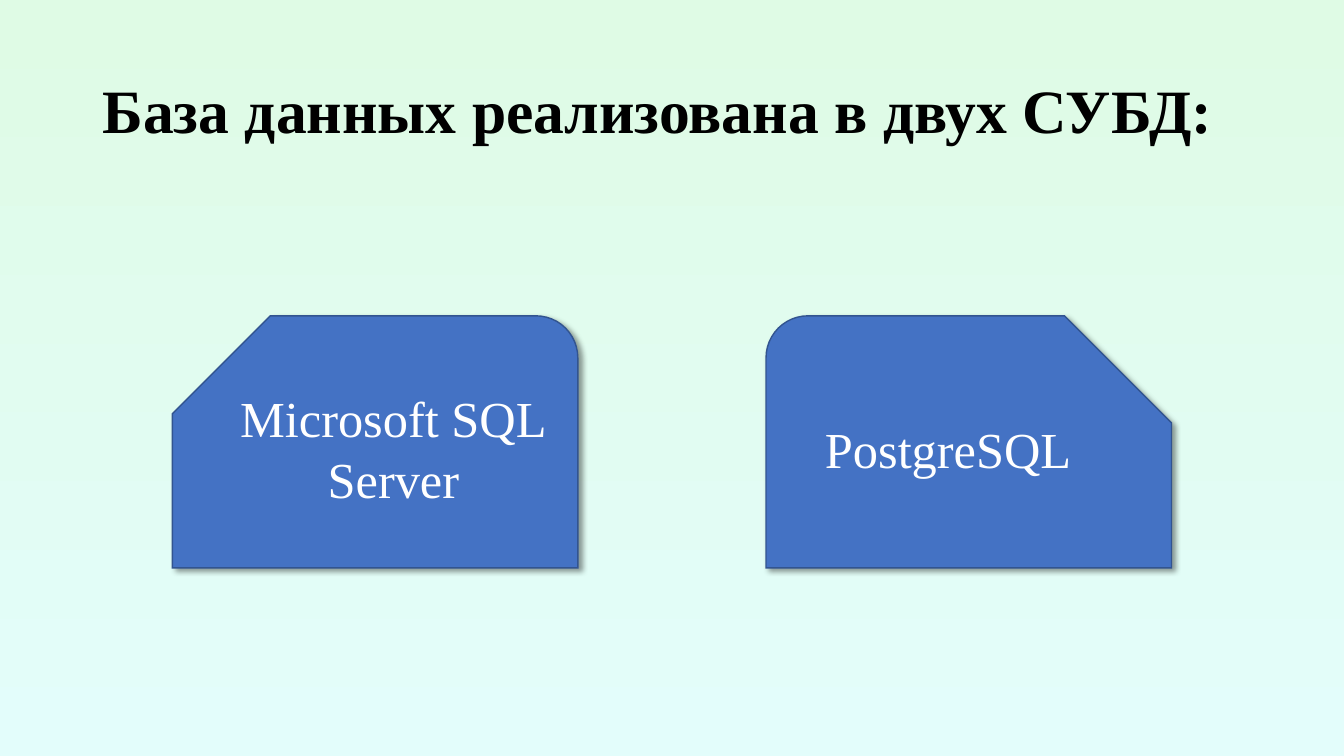
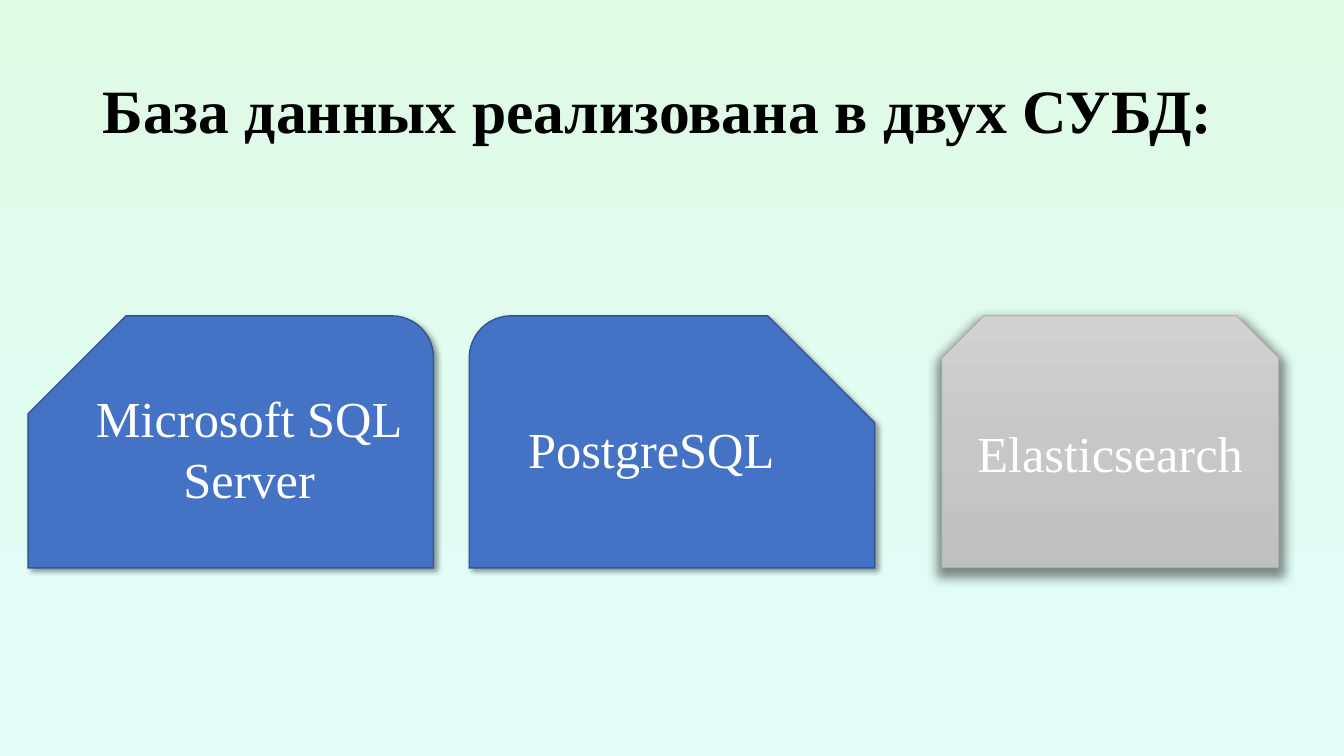
Before and after one commit to EVETuesday/UrbanPlanning, a slide deck: slide 4 of 11.01_Презентация_КириллинМаксим.pptx. Drawn at 1344x756 pixels with LibreOffice and Linux fonts; fonts in the diff are those of the drawing. Boxes give left, top, right and bottom in pixels: in the first picture for what was removed or moved away, otherwise in the second. Text is boxed around its words. In the diff, an @@ line names an element or a change of style, - is before the commit and + after.

```diff
--- a/11.01_Презентация_КириллинМаксим.pptx
+++ b/11.01_Презентация_КириллинМаксим.pptx
@@ snip round rect "Microsoft SQL": place and size @@
-snip round rect "Microsoft SQL" at [172,316,578,568]
+snip round rect "Microsoft SQL" at [28,316,434,568]
@@ snip round rect "PostgreSQL": place and size @@
-snip round rect "PostgreSQL" at [766,316,1172,568]
+snip round rect "PostgreSQL" at [470,316,875,568]
@@ snip same rect added at [942,316,1278,568], fill gradient #D2D2D2 to #C8C8C8 to #C0C0C0, outline #A5A5A5 0.5 pt, 36 pt, text #FFFFFF @@
+Elasticsearch
```
Also in this commit, not shown: 1 other file.
